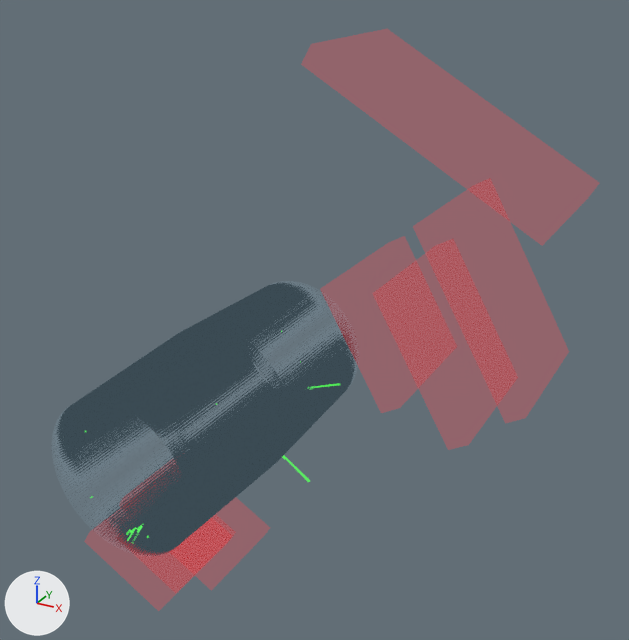
What one commit did to the glTF model static/events/4.glb.
Rendered twice from a 50 mm lens placed at (8.77, -12.2, 8.28), pointed at (1.48, 1.04, 1.66). Lighting does not change. The marker at lower left points along +X, +Y and +Z. Where no turn or scale is listed for an object, it has been applied to the vertices. Vertices at the same position are counted once.

The first picture shows 'EBRecHits_V2.001', 'MuonChambers_V1.001'.
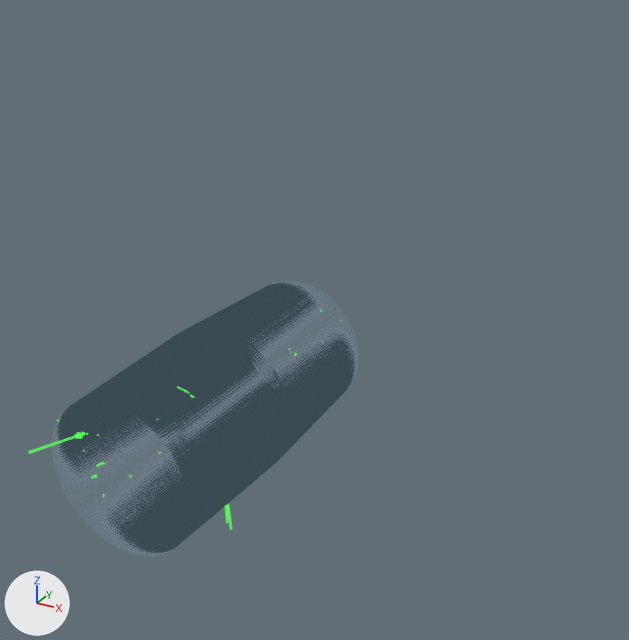
The edits, one by one:
me_mesh_732 is used by ob_ebrechits_v2_001; location (0.0, 0.0, 0.0).
me_mesh_732 had 368 vertices, 552 faces and spanned x -1.46..1.9, y -2.84..1.43, z -1.49..1.32.
me_mesh_732 no longer uses material mat_material_732.
me_mesh_732 now has 248 vertices, 372 faces and spans x -1.26..1.33, y -2.21..2.7, z -2.09..1.55.
me_mesh_732 part 1: the loose piece of 8 vertices spanning x 1.0..1.77, y 0.21..0.36, z -1.48..-0.8 is multiplied about its middle by the matrix ((-0.042, -0.01, -0.107), (-0.022, -0.111, 0.019), (-0.105, 0.027, 0.039)), then moved by (-0.98, -0.89, -0.15), in mat_material_737.
me_mesh_732 part 2: 26 loose pieces with 208 vertices, spanning x -1.46..1.9, y -2.84..1.36, z -1.49..0.68, are deleted.
me_mesh_732 part 3: 48 vertices added at x 0.38..0.8, y -1.01..-0.57, z -2.09..-1.2.
me_mesh_732 now uses material mat_material_737 (red #ff0000).
Mesh me_mesh_736_1 is new.
It has 312 vertices, 468 faces and spans x -1.05..1.11, y -4.18..3.25, z -0.41..0.98.
It uses material mat_material_736 (red #ff0000).
Object 'MuonChambers_V1.001' (ob_muonchambers_v1_001) is deleted.
Object 'EERecHits_V2.001' (ob_eerechits_v2_001) is new; it shows me_mesh_736_1.
Its location is (0.0, 0.0, 0.0).

What differs and where, as boxes [x1, y1, x2, y2] in the pictures (629 x 640 px; the box of a moved part takes in the faces that stretch with it):
'MuonChambers_V1.001', deleted: before [84, 29, 600, 611]
'EERecHits_V2.001', added: after [29, 419, 161, 498]
'EBRecHits_V2.001', reshaped: before [282, 383, 340, 482]; after [177, 386, 232, 530]
part 1 of me_mesh_732, moved or reshaped (not visible afterwards): before [283, 456, 310, 482]
part 2 of me_mesh_732, deleted: before [318, 383, 340, 388]
part 3 of me_mesh_732, added: after [225, 503, 232, 530]
